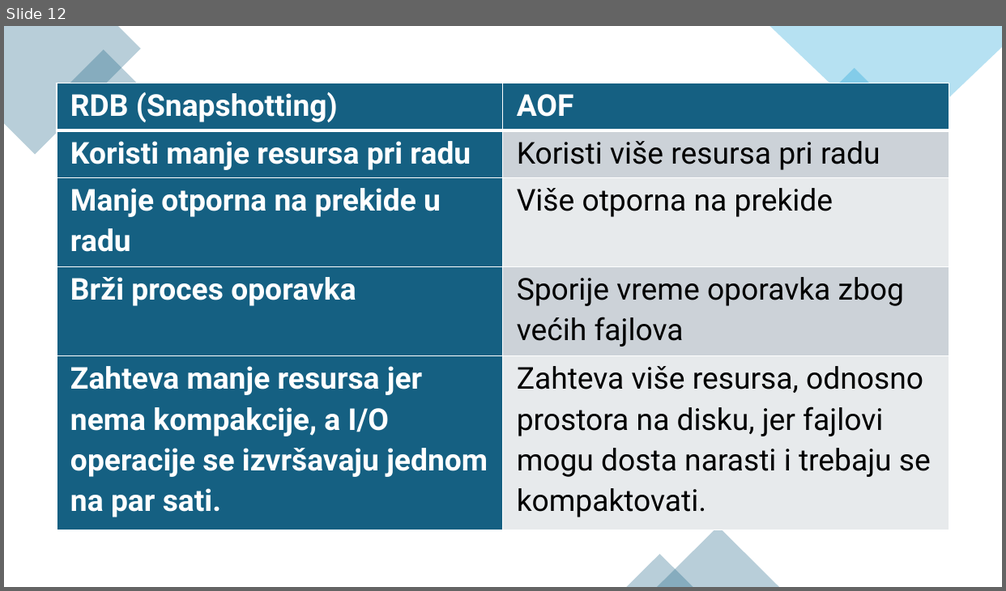
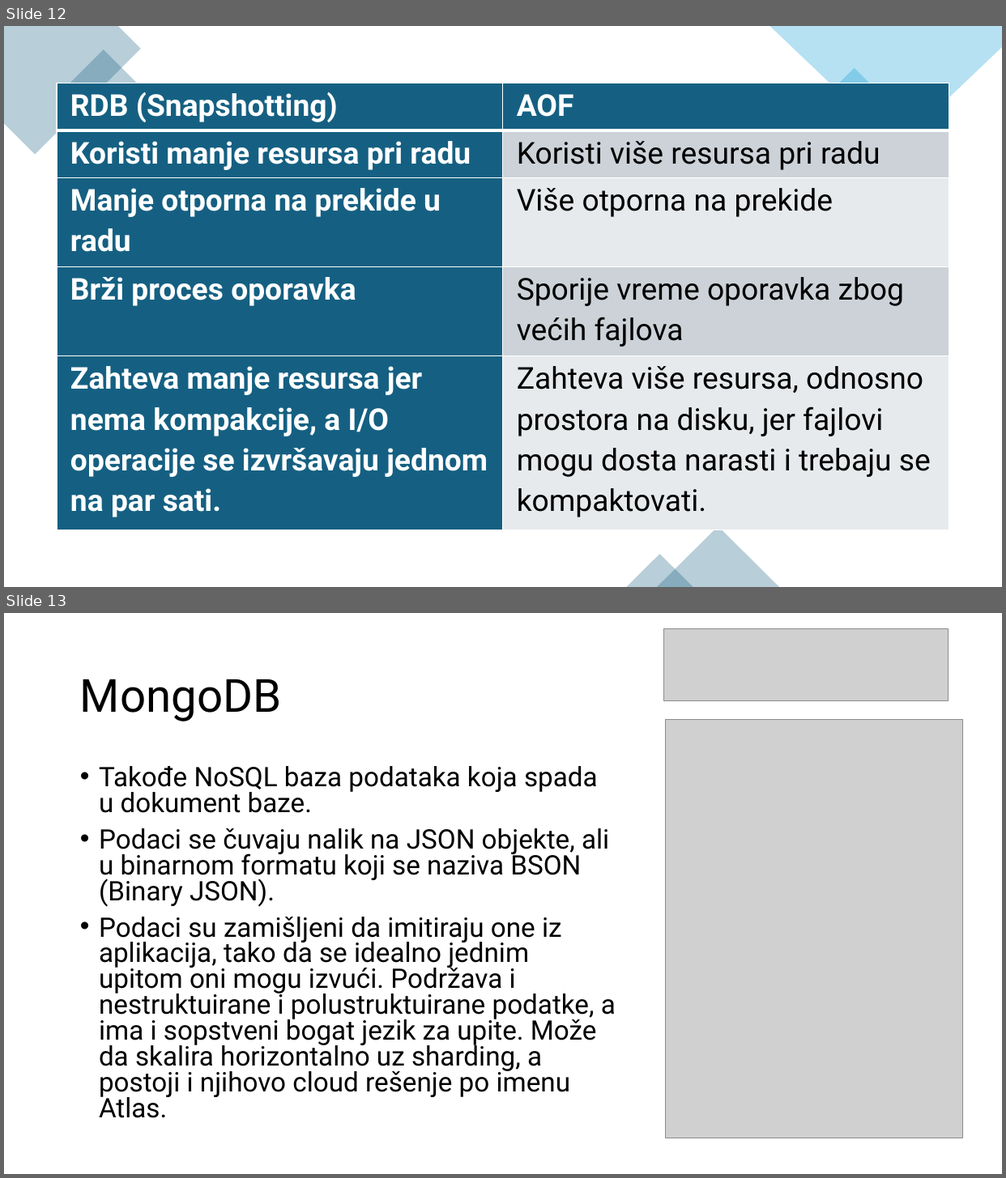
Before and after one commit to radisa-markovic/redis-mongodb-imdb-vs-ondisk, a slide deck: Redis i Mongo.pptx. Shown one above the other, each under a label of ours: slide 12 before the commit, slides 12 and 13 after it. The pictures are 1006x591 and 1006x1178 pixels, drawn with LibreOffice and Linux fonts; fonts in the diff are those of the drawing; grey boxes stand for pictures. Boxes give left, top, right and bottom in pixels: in the first picture for what was removed or moved away, otherwise in the second. Text is boxed around its words. In the diff, an @@ line names an element or a change of style, - is before the commit and + after.

Commit message:
ppt update

```diff
--- a/Redis i Mongo.pptx
+++ b/Redis i Mongo.pptx
@@ slide 13 added at box(4, 613, 1002, 1174), background #FFFFFF @@
@@ picture added at box(664, 628, 948, 700) @@
@@ title added at box(80, 679, 282, 722), 44 pt, text #000000 @@
+MongoDB
@@ picture added at box(665, 719, 962, 1138) @@
@@ text added at box(99, 766, 616, 1118), 25.9 pt, text #000000 @@
+• Takođe NoSQL baza podataka koja spada u dokument baze.
+• Podaci se čuvaju nalik na JSON objekte, ali u binarnom formatu koji se naziva BSON (Binary JSON).
+• Podaci su zamišljeni da imitiraju one iz aplikacija, tako da se idealno jednim upitom oni mogu izvući. Podržava i nestruktuirane i polustruktuirane podatke, a ima i sopstveni bogat jezik za upite. Može da skalira horizontalno uz sharding, a postoji i njihovo cloud rešenje po imenu Atlas.
```
Also in this commit, not shown: 1 slide removed.
